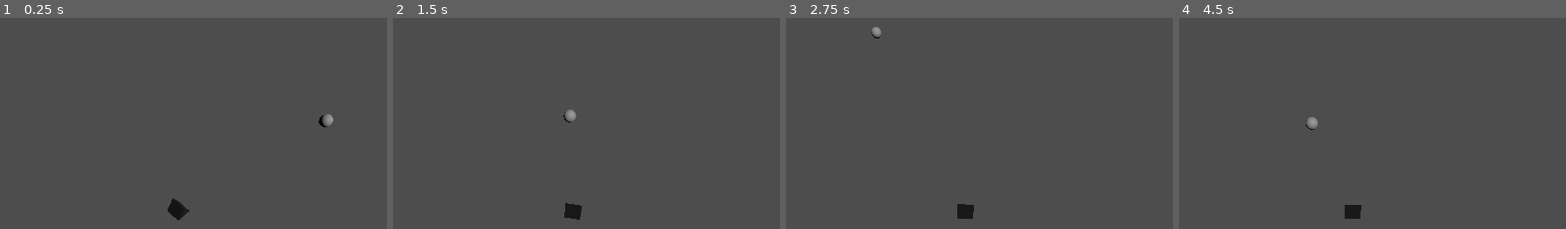
Above: before the commit, frames 1-4 (left to right).
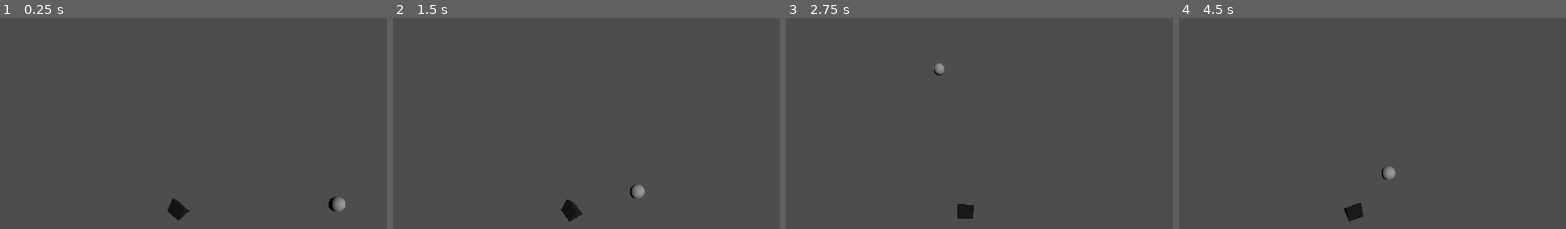
Above: after the commit, the same moments.

Repository: thygrrr/minijam-2023-11
Game: Godot game, scene res://game-moritz.tscn
Two runs of this game, one before a commit and one after it. Both use one fixed random seed, a clock stepped at 60 frames per second and the inputs below.
Inputs:
- Up to frame 1 (0.25 s): no input
- Up to frame 2 (1.5 s): hold D (right) 0.53-1.28 s; hold S (down) from 1.28 s (still down)
- Up to frame 3 (2.75 s): release S (down) at 2.03 s; hold D (right) from 2.03 s (still down)
- Up to frame 4 (4.5 s): release D (right) at 2.78 s; hold W (up) 2.78-3.53 s; hold A (left) from 3.53 s (still down)

The runs differ from the first frame. In frame 1, 0.3% of the frame differs, in the area x 82-90%, y 45-92%; in frame 2, 0.4%, in the area x 43-66%, y 43-97%; in frame 3, 0.2%; in frame 4, 0.4%.

Commit message:
beginning sheep work

Diff:
--- a/actors/sheep.tscn
+++ b/actors/sheep.tscn
@@ -1,9 +1,20 @@
-[gd_scene load_steps=2 format=3 uid="uid://cf1r412lc4j4y"]
+[gd_scene load_steps=4 format=3 uid="uid://cf1r412lc4j4y"]
+
+[ext_resource type="Script" path="res://code/SheepEvasion.gd" id="1_dfq6n"]
 
 [sub_resource type="SphereMesh" id="SphereMesh_fwm0x"]
 
+[sub_resource type="SphereShape3D" id="SphereShape3D_bx7et"]
+
 [node name="Sheep" type="Node3D"]
+metadata/SheepEvasion = false
 
-[node name="MeshInstance3D" type="MeshInstance3D" parent="."]
+[node name="Sheep Mesh" type="MeshInstance3D" parent="."]
 transform = Transform3D(-4.37114e-08, -1, 0, 1, -4.37114e-08, 0, 0, 0, 1, 0, 0, 0)
 mesh = SubResource("SphereMesh_fwm0x")
+
+[node name="RigidBody3D" type="RigidBody3D" parent="."]
+script = ExtResource("1_dfq6n")
+
+[node name="CollisionShape3D" type="CollisionShape3D" parent="RigidBody3D"]
+shape = SubResource("SphereShape3D_bx7et")
--- a/camera/camera-rig.tscn
+++ b/camera/camera-rig.tscn
@@ -1,7 +1,7 @@
 [gd_scene load_steps=3 format=3 uid="uid://bx418t4qbicbr"]
 
 [ext_resource type="Script" path="res://code/FollowCamera.gd" id="1_klhut"]
-[ext_resource type="Script" path="res://LookAt.gd" id="2_0q3xj"]
+[ext_resource type="Script" path="res://code/LookAt.gd" id="2_0q3xj"]
 
 [node name="Camera Rig" type="Node3D"]
 transform = Transform3D(1, 0, 0, 0, 1, 0, 0, 0, 1, 0, 1.1644, 0)
--- /dev/null
+++ b/code/SheepEvasion.gd
@@ -0,0 +1 @@
+extends Node
--- a/game-moritz.tscn
+++ b/game-moritz.tscn
@@ -11,7 +11,7 @@
 transform = Transform3D(1, 0, 0, 0, 1, 0, 0, 0, 1, -5.43786, -1.04697, -3.93095)
 
 [node name="Sheep" parent="." instance=ExtResource("2_c4ghx")]
-transform = Transform3D(1, 0, 0, 0, 1, 0, 0, 0, 1, 3.47221, 0, -5.43215)
+transform = Transform3D(1, 0, 0, 0, 1, 0, 0, 0, 1, -2.58085, 0, -0.857023)
 
 [node name="DirectionalLight3D" type="DirectionalLight3D" parent="."]
 transform = Transform3D(1, 0, 0, 0, 0.586033, 0.810287, 0, -0.810287, 0.586033, 0, 0, 0)
Renamed: LookAt.gd -> code/LookAt.gd
